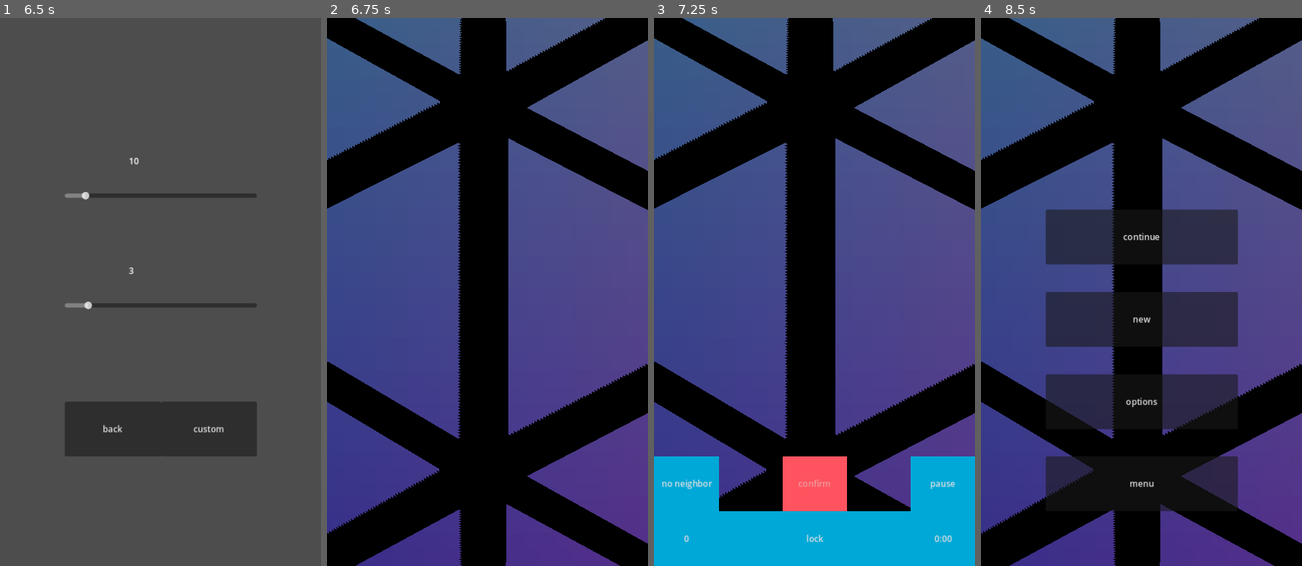
Above: before the commit, frames 1-4 (left to right).
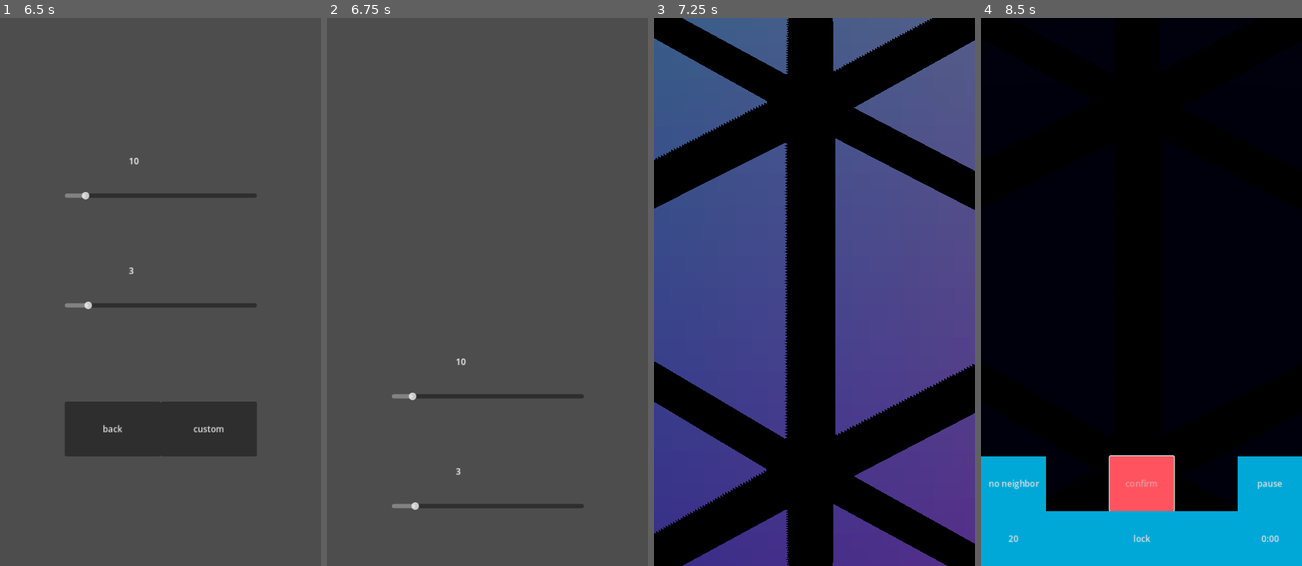
Above: after the commit, the same moments.

Repository: WalynC/sphereSweeperGodot
Game: Godot game, scene res://mainScenes/menu_scene.tscn
The game is run twice, just before and just after one commit, with the same random seed, the same clock (stepped at 60 frames per second) and the same inputs. This scene is started directly instead of the project's main scene.
Inputs (mouse positions are in pixels of both pictures, inside the frame that each line leads up to):
- Up to frame 1 (6.5 s): click "options" at 0.5 s; move the mouse to (231, 264) at 1.27 s; hold Right (ui_right) 1.28-2 s; hold Down (scroll_down) 1.28-2 s; click (231, 264) at 1.42 s; click "back" at 2 s; drag from (96, 319) to (144, 401) at 2.77 s; click "new" at 3.5 s; tap Enter at 4.25 s; move the mouse to (192, 171) at 4.27 s; hold Right (ui_right) 4.28-5 s; hold Down (scroll_down) 4.28-5 s; click "custom" at 5 s; tap Space at 5.75 s; drag from (144, 401) to (64, 209) at 5.77 s
- Up to frame 2 (6.75 s): click "custom" at 6.5 s
- Up to frame 3 (7.25 s): no input
- Up to frame 4 (8.5 s): click (1269, 483) at 7.25 s, where only the run before the commit has a clickable "pause"; click (1141, 483) at 8 s, where only the run after the commit has a clickable "confirm"

Frame 1 is identical in both runs. In frame 2, 100% of the frame differs, in the area x 0-100%, y 0-100%; in frame 3, 16%; in frame 4, 67%.

Commit message:
Adds UI transition to scene change buttons

Diff:
--- a/CustomGameMenu.gd
+++ b/CustomGameMenu.gd
@@ -15,6 +15,9 @@
 
 func _new_game_adv():
 	GameManager.gameMode = 1
+	exit_screen().tween_callback(toGame)
+
+func toGame():
 	get_tree().change_scene_to_file("res://mainScenes/game.tscn")
 
 func back_button_pressed():
--- a/LoseScreen.gd
+++ b/LoseScreen.gd
@@ -18,16 +18,17 @@
 
 func _restart_pressed():
 	emit_signal("restart_button")
-	var tween = create_tween()
-	tween.tween_property(self, "position", Vector2(0,1024),.5)
-	tween.tween_callback(gameUI.enter_screen)
+	exit_screen().tween_callback(gameUI.enter_screen)
 
 func _continue_pressed():
 	gm.paused = false
 	emit_signal("continue_button")
+	exit_screen().tween_callback(gameUI.enter_screen)
+
+func exit_screen():
 	var tween = create_tween()
 	tween.tween_property(self, "position", Vector2(0,1024),.5)
-	tween.tween_callback(gameUI.enter_screen)
+	return tween
 
 func _menu_pressed():
 	get_tree().change_scene_to_file("res://mainScenes/menu_scene.tscn")
--- a/NewGameBasicMenu.gd
+++ b/NewGameBasicMenu.gd
@@ -41,6 +41,9 @@
 
 func _new_game_basic():
 	GameManager.gameMode = 0
+	exit_screen().tween_callback(toGame)
+
+func toGame():
 	get_tree().change_scene_to_file("res://mainScenes/game.tscn")
 
 func back_button_pressed():
--- a/WinScreen.gd
+++ b/WinScreen.gd
@@ -22,9 +22,16 @@
 
 func _again_pressed():
 	emit_signal("again_button")
+	exit_screen().tween_callback(gameUI.enter_screen)
+
+func exit_screen():
 	var tween = create_tween()
 	tween.tween_property(self, "position", Vector2(0,1024),.5)
-	tween.tween_callback(gameUI.enter_screen)
+	return tween
+
+func toMainMenu():
+	get_tree().change_scene_to_file("res://mainScenes/menu_scene.tscn")
+
 
 func _menu_pressed():
-	get_tree().change_scene_to_file("res://mainScenes/menu_scene.tscn")
+	exit_screen().tween_callback(toMainMenu)
